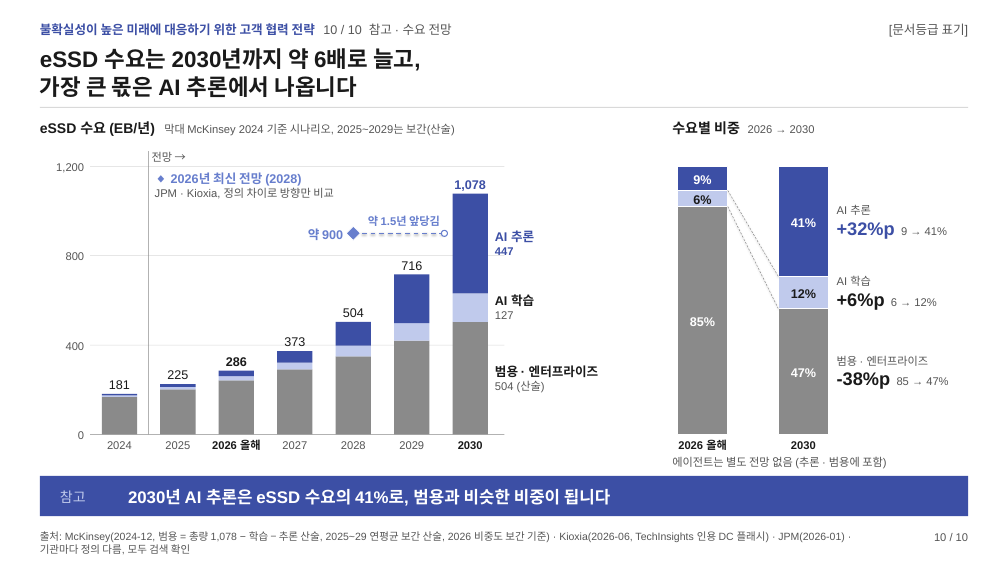
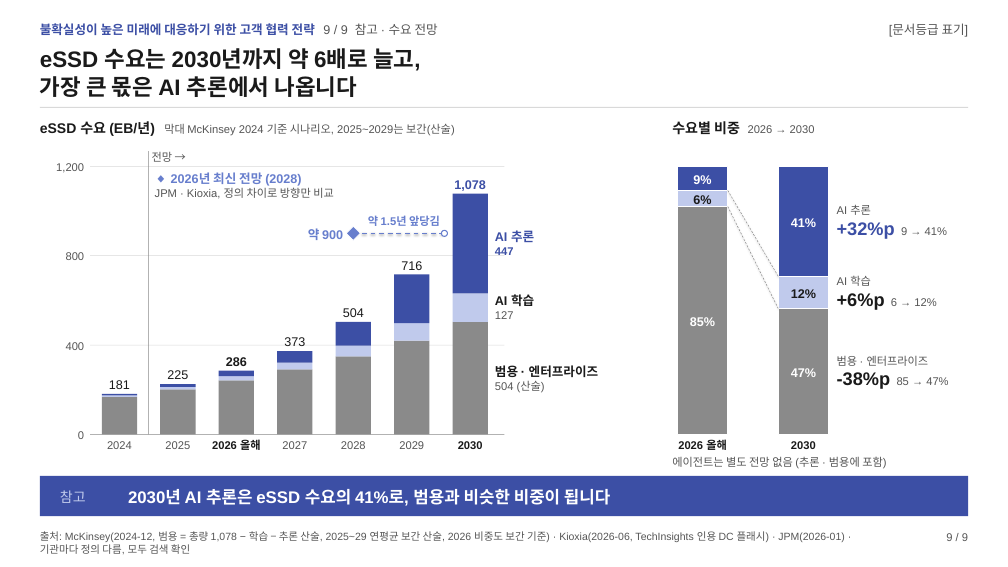
Before and after one commit to k31001/action-learning, a slide deck: slide 9 of dashboard/public/presentations/ssd-future-ready-strategy.pptx (slide 10 before the commit). Drawn at 1008x567 pixels with LibreOffice and Linux fonts; fonts in the diff are those of the drawing. Boxes give left, top, right and bottom in pixels: in the first picture for what was removed or moved away, otherwise in the second. Text is boxed around its words. In the diff, an @@ line names an element or a change of style, - is before the commit and + after.

```diff
--- a/dashboard/public/presentations/ssd-future-ready-strategy.pptx
+++ b/dashboard/public/presentations/ssd-future-ready-strategy.pptx
@@ text at <box>40,23,438,35</box>: text changed @@
-불확실성이 높은 미래에 대응하기 위한 고객 협력 전략 10 / 10 참고 · 수요 전망
+불확실성이 높은 미래에 대응하기 위한 고객 협력 전략 9 / 9 참고 · 수요 전망
@@ text at <box>946,533,968,541</box>: text changed @@
-10 / 10
+9 / 9
```
Also in this commit, not shown: 8 other slides changed, 1 slide removed, 21 other files.
